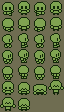
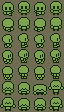
Two versions of the same layered image (64 x 112). Layer-by-layer changes:
painted on "Outline" over <box>5,87,63,111</box>
